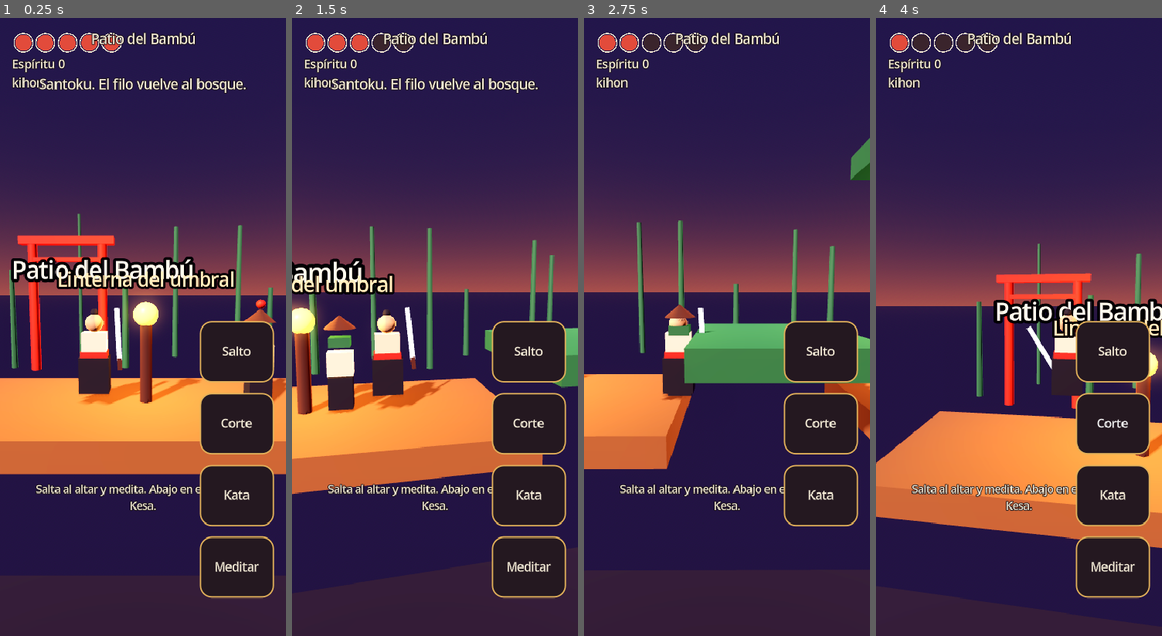
Above: before the commit, frames 1-4 (left to right).
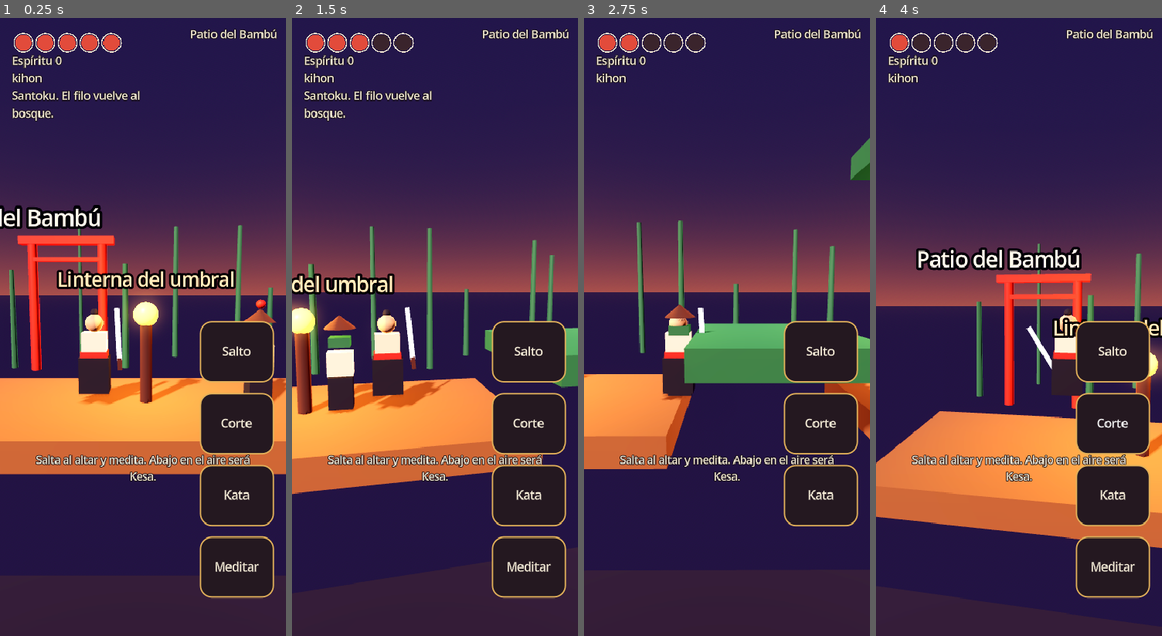
Above: after the commit, the same moments.

Repository: daniel-saezv/proto-lab
Game: Godot game, scene res://escenas/principal.tscn
The game is run twice, just before and just after one commit, with the same random seed, the same clock (stepped at 60 frames per second) and the same inputs.
Inputs (mouse positions are in pixels of both pictures, inside the frame that each line leads up to):
- Up to frame 1 (0.25 s): no input
- Up to frame 2 (1.5 s): tap Enter at 0.5 s; move the mouse to (497, 296) at 0.52 s; hold Right 0.53-1.25 s; tap J (cortar) at 0.6 s; click (497, 296) at 0.67 s; tap Space (saltar) at 0.77 s; drag from (377, 357) to (420, 450) at 1.27 s
- Up to frame 3 (2.75 s): move the mouse to (755, 191) at 2.02 s; hold Right from 2.03 s (still down); tap E (meditar) at 2.1 s; click (755, 191) at 2.17 s
- Up to frame 4 (4 s): release Right at 2.75 s; drag from (1004, 450) to (933, 234) at 2.77 s; move the mouse to (1104, 419) at 3.52 s; hold A (mover_izq) from 3.53 s (still down); tap J (cortar) at 3.6 s; click (1104, 419) at 3.67 s; tap Space (saltar) at 3.77 s

The runs differ from the first frame. In frame 1, 7.5% of the frame differs, in the area x 0-97%, y 1-80%; in frame 2, 5.4%; in frame 3, 3.0%; in frame 4, 6.7%.

Commit message:
Separa los rótulos de Santoku para que el mapa no tape el descanso
El título del patio y el aviso inicial quedaban encima de la linterna y del nombre del kata.

Co-authored-by: Daniel Saez <daniel-saezv@users.noreply.github.com>

Diff:
--- a/protos/santoku/godot/scripts/hud.gd
+++ b/protos/santoku/godot/scripts/hud.gd
@@ -33,31 +33,33 @@
 	_vida.mouse_filter = Control.MOUSE_FILTER_IGNORE
 	raiz.add_child(_vida)
 	_estado = Label.new()
-	_estado.position = Vector2(16, 52)
-	_estado.add_theme_font_size_override("font_size", 16)
+	_estado.position = Vector2(16, 48)
+	_estado.size = Vector2(200, 48)
+	_estado.add_theme_font_size_override("font_size", 15)
+	_estado.mouse_filter = Control.MOUSE_FILTER_IGNORE
 	raiz.add_child(_estado)
 	_mapa = Label.new()
-	_mapa.set_anchors_preset(Control.PRESET_CENTER_TOP)
-	_mapa.offset_top = 16
-	_mapa.offset_bottom = 48
-	_mapa.grow_horizontal = Control.GROW_DIRECTION_BOTH
-	_mapa.horizontal_alignment = HORIZONTAL_ALIGNMENT_CENTER
+	_mapa.set_anchors_preset(Control.PRESET_TOP_RIGHT)
+	_mapa.offset_left = -210
+	_mapa.offset_top = 12
+	_mapa.offset_right = -12
+	_mapa.offset_bottom = 44
+	_mapa.horizontal_alignment = HORIZONTAL_ALIGNMENT_RIGHT
+	_mapa.add_theme_font_size_override("font_size", 15)
 	_mapa.mouse_filter = Control.MOUSE_FILTER_IGNORE
 	raiz.add_child(_mapa)
 	_banner = Label.new()
-	_banner.set_anchors_preset(Control.PRESET_CENTER_TOP)
-	_banner.offset_top = 78
-	_banner.offset_bottom = 150
-	_banner.offset_left = -150
-	_banner.offset_right = 150
+	_banner.position = Vector2(16, 96)
+	_banner.size = Vector2(230, 72)
 	_banner.autowrap_mode = TextServer.AUTOWRAP_WORD_SMART
-	_banner.horizontal_alignment = HORIZONTAL_ALIGNMENT_CENTER
+	_banner.horizontal_alignment = HORIZONTAL_ALIGNMENT_LEFT
+	_banner.add_theme_font_size_override("font_size", 15)
 	_banner.mouse_filter = Control.MOUSE_FILTER_IGNORE
 	raiz.add_child(_banner)
 	_pista = Label.new()
 	_pista.set_anchors_preset(Control.PRESET_CENTER_BOTTOM)
-	_pista.offset_top = -210
-	_pista.offset_bottom = -168
+	_pista.offset_top = -250
+	_pista.offset_bottom = -188
 	_pista.offset_left = -160
 	_pista.offset_right = 160
 	_pista.autowrap_mode = TextServer.AUTOWRAP_WORD_SMART
--- a/protos/santoku/godot/scripts/nivel.gd
+++ b/protos/santoku/godot/scripts/nivel.gd
@@ -59,9 +59,9 @@
 	var takeoni := _jefe(mundo, "takeoni", "Takeoni", 58.3, 66.3, Vector3(62.4, 0.0, 0))
 	takeoni.x_min = 58.3
 	_jefe(mundo, "tetsu", "Tetsu", 106.6, 116.5, Vector3(111.0, 0.0, 0))
-	_letrero(mundo, "Patio del Bambú", Vector3(2.2, 2.4, -1.2))
-	_letrero(mundo, "Cornisa del viento", Vector3(13.5, Datos.CORNISA_Y + 1.3, 0))
-	_letrero(mundo, "Santuario de Hierro", Vector3(78.0, 2.5, -1.2))
+	_letrero(mundo, "Patio del Bambú", Vector3(0.2, 3.6, -1.8))
+	_letrero(mundo, "Cornisa del viento", Vector3(14.2, Datos.CORNISA_Y + 1.5, -0.4))
+	_letrero(mundo, "Santuario de Hierro", Vector3(75.2, 3.7, -1.8))
 	_torii(mundo, 1.2, -2.4)
 	_torii(mundo, 80.5, -2.5)
 	_bambu(mundo)
